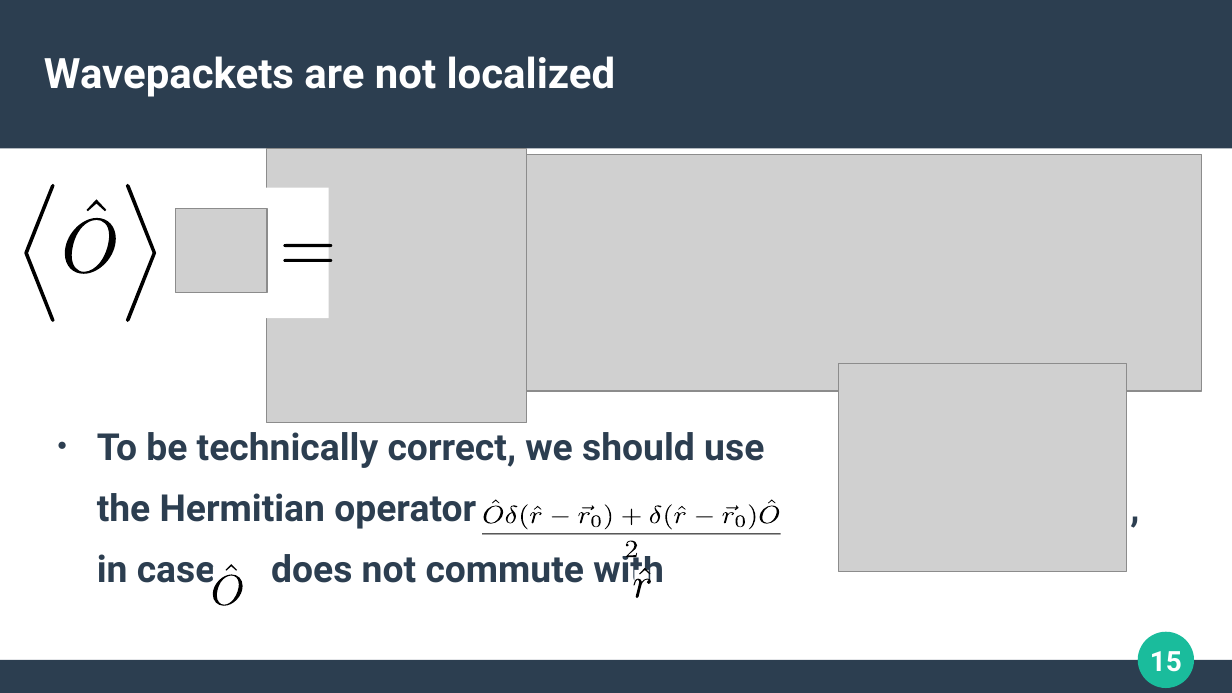
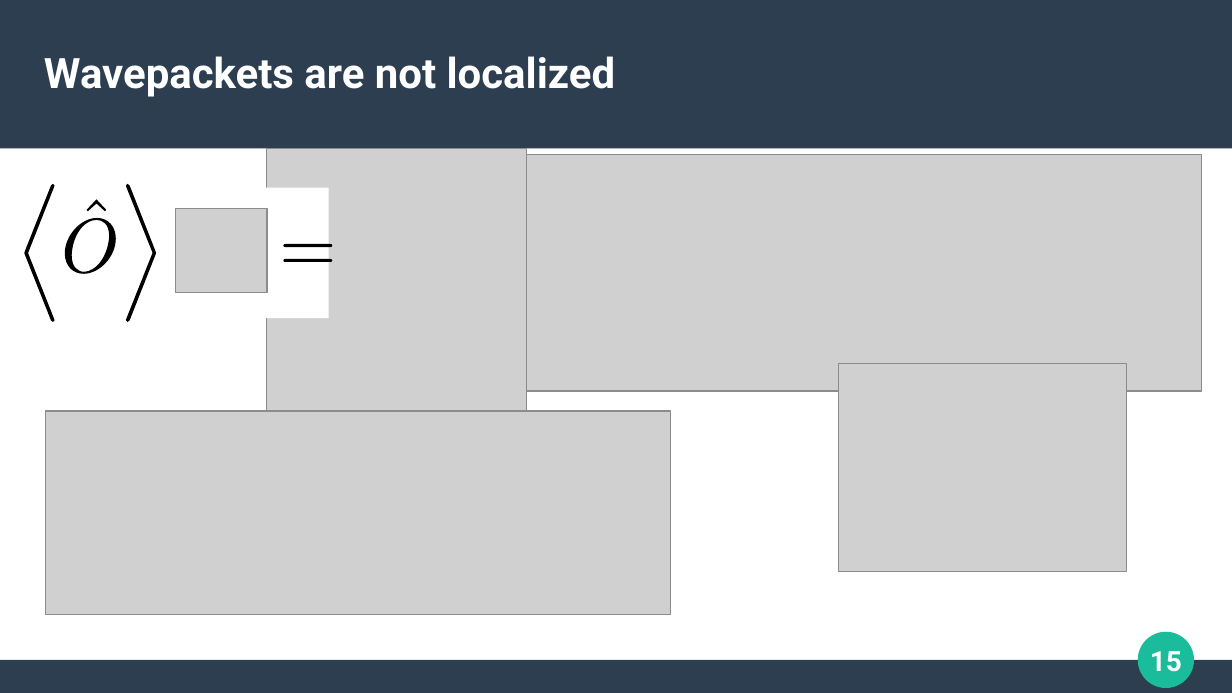
Before and after one commit to apandada1/bachelors-thesis, a slide deck: slide 15 of presentation/berry-transport.odp. Drawn at 1232x693 pixels with LibreOffice and Linux fonts; fonts in the diff are those of the drawing; grey boxes stand for pictures. Boxes give left, top, right and bottom in pixels: in the first picture for what was removed or moved away, otherwise in the second. Text is boxed around its words. In the diff, an @@ line names an element or a change of style, - is before the commit and + after.

```diff
--- a/presentation/berry-transport.odp
+++ b/presentation/berry-transport.odp
@@ picture added at (46,411,671,615) @@
@@ text removed at (97,432,764,591) @@
-● To be technically correct, we should use
-the Hermitian operator ,
-in case does not commute with
@@ freeform shape removed at (214,567,241,604) @@
@@ freeform shape removed at (226,565,237,571) @@
@@ group removed at (482,500,780,558): 26 freeform shapes @@
@@ freeform shape removed at (639,568,651,575) @@
@@ freeform shape removed at (212,575,243,606) @@
@@ freeform shape removed at (634,579,652,598) @@
@@ freeform shape removed at (635,570,650,596) @@
```
Also in this commit, not shown: 14 other slides changed, 9 slides added, 2 slides removed.
